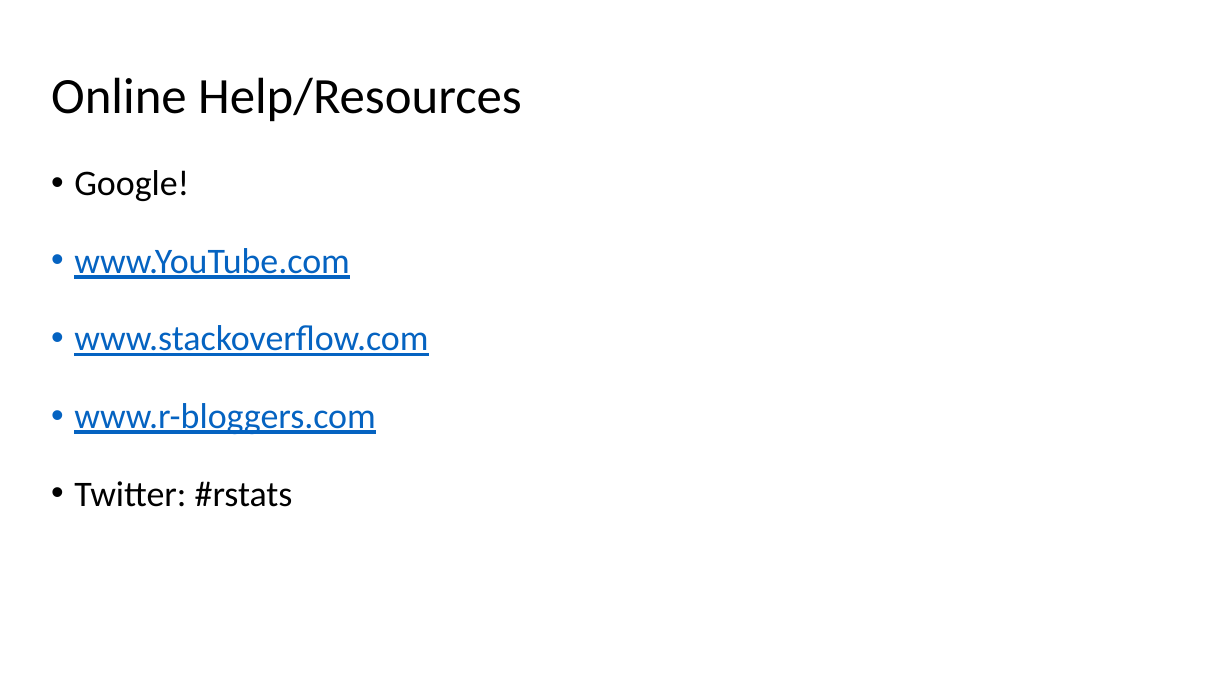
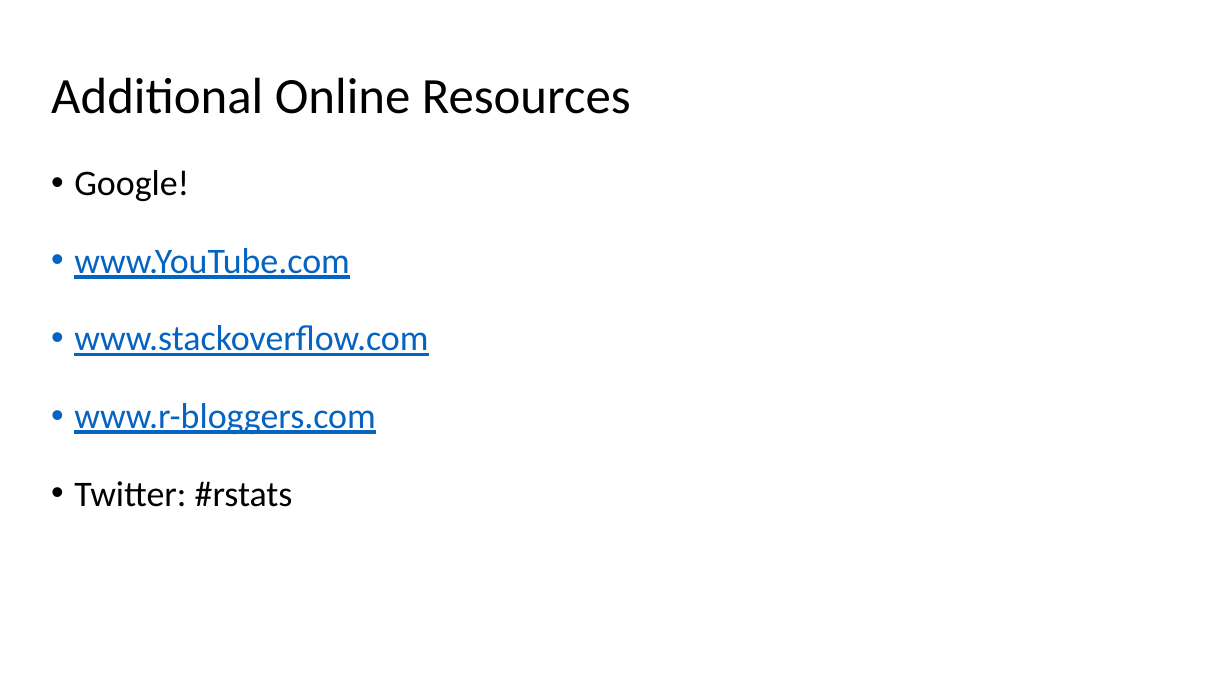
Before and after one commit to RAJohansen/UCL_Workshops, a slide deck: slide 21 of Intro_to_R/Introduction to R.pptx. Drawn at 1232x693 pixels with LibreOffice and Linux fonts; fonts in the diff are those of the drawing. Boxes give left, top, right and bottom in pixels: in the first picture for what was removed or moved away, otherwise in the second. Text is boxed around its words. In the diff, an @@ line names an element or a change of style, - is before the commit and + after.

```diff
--- a/Intro_to_R/Introduction to R.pptx
+++ b/Intro_to_R/Introduction to R.pptx
@@ title at (x1=51, y1=77, x2=631, y2=114): text changed @@
-Online Help/Resources
+Additional Online Resources
```
Also in this commit, not shown: 2 other slides changed, 1 slide added.
